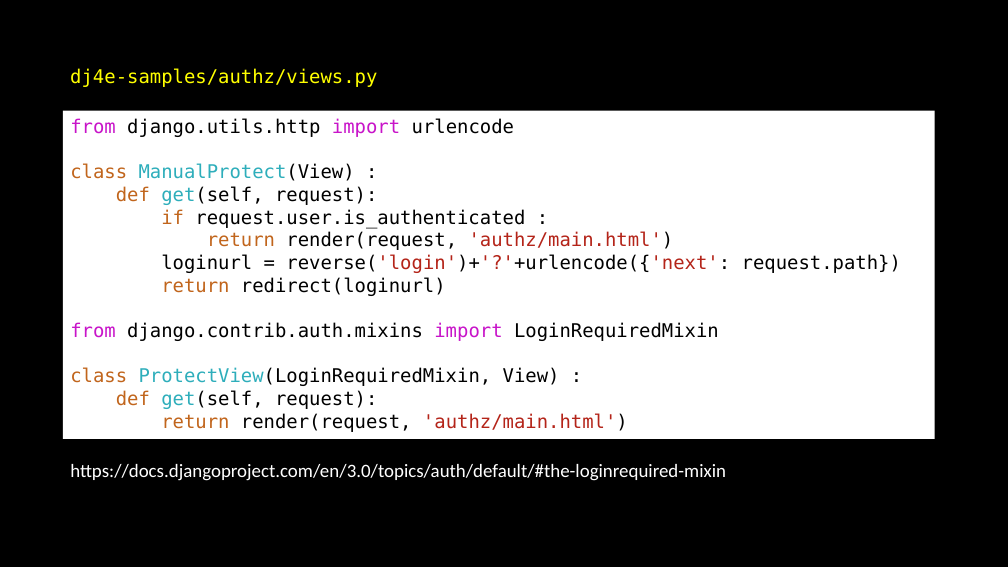
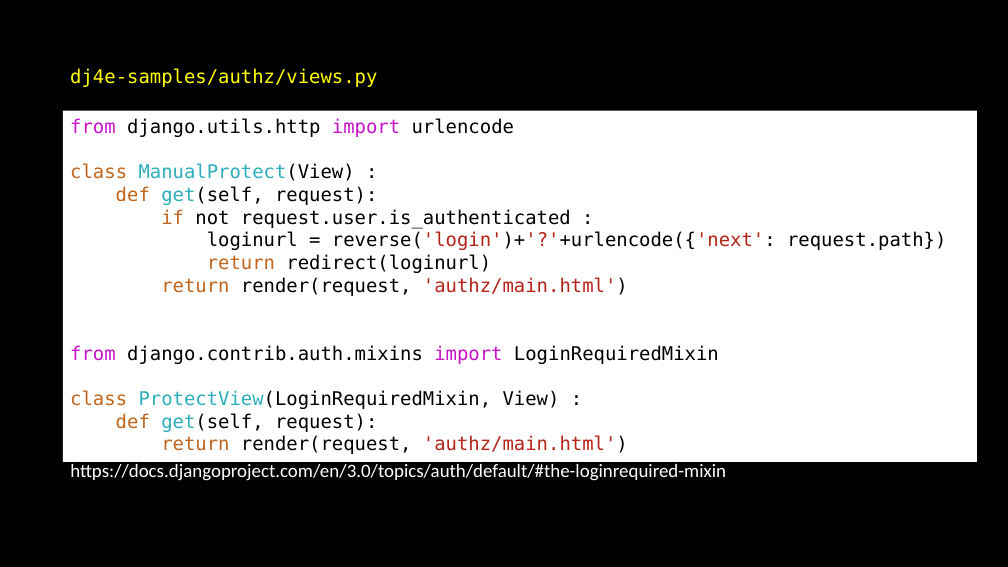
Before and after one commit to csev/dj4e, a slide deck: slide 23 of lectures/DJ-10-Login.pptx. Drawn at 1008x567 pixels with LibreOffice and Linux fonts; fonts in the diff are those of the drawing. Boxes give left, top, right and bottom in pixels: in the first picture for what was removed or moved away, otherwise in the second. Text is boxed around its words. In the diff, an @@ line names an element or a change of style, - is before the commit and + after.

```diff
--- a/lectures/DJ-10-Login.pptx
+++ b/lectures/DJ-10-Login.pptx
@@ rectangle "from django.utils.http import urlencode": place and size @@
-rectangle "from django.utils.http import urlencode" at box(63, 110, 935, 439)
+rectangle "from django.utils.http import urlencode" at box(63, 110, 977, 461)
@@ text in rectangle at box(161, 209, 571, 228): text changed @@
-if request.user.is_authenticated :
-return render(request, 'authz/main.html')
+if not request.user.is_authenticated :
@@ text in rectangle at box(161, 277, 628, 296): paragraph added @@
+return render(request, 'authz/main.html')
```
Also in this commit, not shown: 2 other files.
